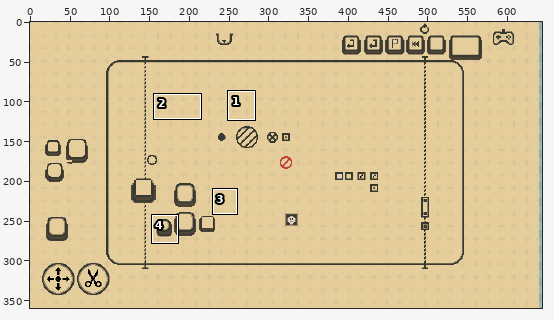
File history of a pixel-art file, Textures/Background/full_background.aseprite. Above: a wide view before the commit, with the close-up outlined.
Close-up. Before:
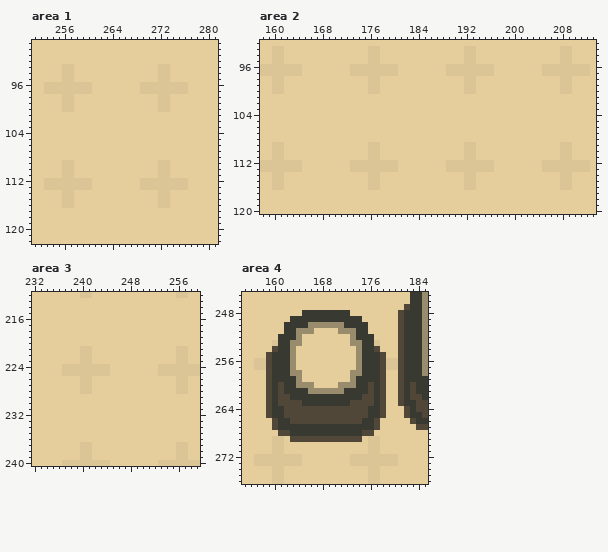
736x360 pixels, 1 frame. Colours within 5 levels of each other are drawn and written as one. Shown: area 1: x 251..281, y 89..122; area 2: x 158..213, y 92..120; area 3: x 232..259, y 212..240; area 4: x 155..185, y 245..276. The wide view leaves out empty margins.
Now the later version:
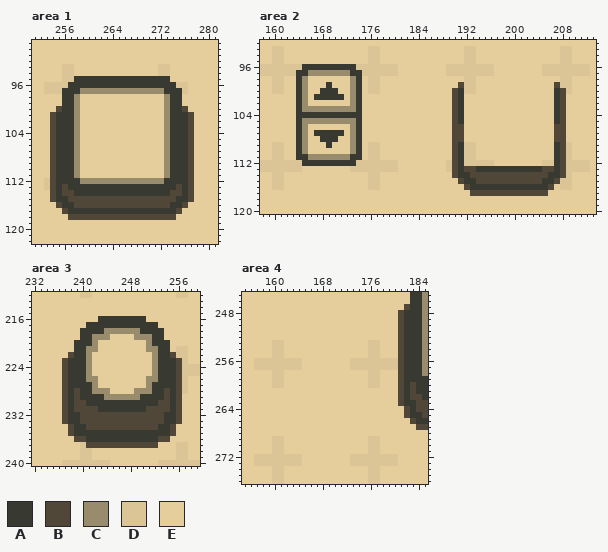
Palette (. is transparent): A #383930  B #514738  C #998c6d  D #dbc495  E #e6cd9c
Changes in this commit:
layer "UpButton" added
Changed rows in their new state; - is an unchanged pixel.
Area 1, layer "Buttons":
first column x 254:
 95 ----AAAAAAAAAAAAAAAA----
 96 ---AAAAAAAAAAAAAAAAAA---
 97 --AAACCCCCCCCCCCCCCAAA--
 98 --AAC-------------ECAA--
 99 --AAC-------------ECAA--
100 -BAAC-------------ECAAB-
101 BAAAC--------------CAAAB
102 BAAAC--------------CAAAB
103 BAAAC--------------CAAAB
104 BAAAC--------------CAAAB
105 BAAAC--------------CAAAB
106 BAAAC--------------CAAAB
107 BAAAC--------------CAAAB
108 BAAAC--------------CAAAB
109 BAAAC-------------ECAAAB
110 BAAAC-------------ECAAAB
111 BAAAC-------------ECAAAB
112 BAAAACCCCCCCCCCCCCCAAAAB
113 BABAAAAAAAAAAAAAAAAAABAB
114 BABBAAAAAAAAAAAAAAAABBAB
115 BAABBBBBBBBBBBBBBBBBBAAB
116 -BAABBBBBBBBBBBBBBBBAAB-
117 --BAAAAAAAAAAAAAAAAAAB--
118 ---BBBBBBBBBBBBBBBBBB---
Area 2, layer "UpButton":
first column x 164:
 96 -AAAAAAAAA-----------------------------------
 97 AACCCCCCCAA----------------------------------
 98 AC-------CA----------------------------------
 99 AC---A---CA----------------B---------------B-
100 AC--AAA--CA---------------BA---------------AB
101 AC-AAAAA-CA---------------BA---------------AB
102 AC-------CA---------------BA---------------AB
103 ACCCCCCCCCA---------------BA---------------AB
104 AAAAAAAAAAA---------------BA---------------AB
105 ACCCCCCCCCA---------------BA---------------AB
106 AC-------CA---------------BB---------------BB
107 AC-AAAAA-CA---------------BB---------------BB
108 AC--AAA--CA---------------BB---------------BB
109 AC---A---CA---------------BA---------------AB
110 AC-------CA---------------BA---------------AB
111 AACCCCCCCAA---------------BA---------------AB
112 -AAAAAAAAA----------------BA---------------AB
113 --------------------------BABBAAAAAAAAAAABBAB
114 --------------------------BAABBBBBBBBBBBBBAAB
115 ---------------------------BAABBBBBBBBBBBAAB-
116 ----------------------------BAAAAAAAAAAAAAB--
117 -----------------------------BBBBBBBBBBBBB---
Area 3, layer "Buttons":
first column x 237:
216 ------AAAAAAAA------
217 ----AAAAAAAAAAAA----
218 ---AAAACCCCCCAAAA---
219 ---AACCC----CCCAA---
220 --AAAC--------CAAA--
221 --AACC--------CCAA--
222 -BAAC----------CAAB-
223 BAAAC----------CAAAB
224 BAAACEEE-------CAAAB
225 BAAACEEE-------CAAAB
226 BAAACC--------CCAAAB
227 BAAAAC--------CAAAAB
228 BABAACCC----CCCAABAB
229 BABAAAACCCCCCAAAABAB
230 BABBAAAAAAAAAAAABBAB
231 BABBBBAAAAAAAABBBBAB
232 BAABBBBBBBBBBBBBBAAB
233 BAABBBBBBBBBBBBBBAAB
234 -BAABBBBBBBBBBBBAAB-
235 -BAAAAAAAAAAAAAAAAB-
236 --BBAAAAAAAAAAAABB--
237 ----BBBBBBBBBBBB----
Area 4, layer "Buttons":
first column x 159:
248 ------EEEEEEEE------
249 ----EEEEEEEEEEEE----
250 ---EEEEEEEEEEEEEE---
251 ---EEEEE----EEEEE---
252 --EEEE--------EEEE--
253 --DEEE--------EEED--
254 -DDEE----------EEDD-
255 EDDEE----------EEDDE
256 DDDDDD--------DDDDDD
257 DDDDDD--------DDDDDD
258 EDDEEE--------EEEDDE
259 EDDEEE--------EEEDDE
260 EDDEEEEE----EEEEEDDE
261 EEEEEEEEEEEEEEEEEEEE
262 EEEEEEEEEEEEEEEEEEEE
263 EEEEEEEEEEEEEEEEEEEE
264 EEEEEEEEEEEEEEEEEEEE
265 EEEEEEEEEEEEEEEEEEEE
266 -EEEEEEEEEEEEEEEEEE-
267 -EEEEEEEEEEEEEEEEEE-
268 --EEEEEEEEEEEEEEEE--
269 ----EEEEEEEEEEEE----
Pixel boxes of the changes (left, top, right, bottom) in both close-ups:
changed: (50, 76, 194, 220)
changed: (296, 64, 362, 166)
changed: (452, 82, 566, 196)
changed: (62, 316, 182, 448)
changed: (266, 310, 386, 442)
